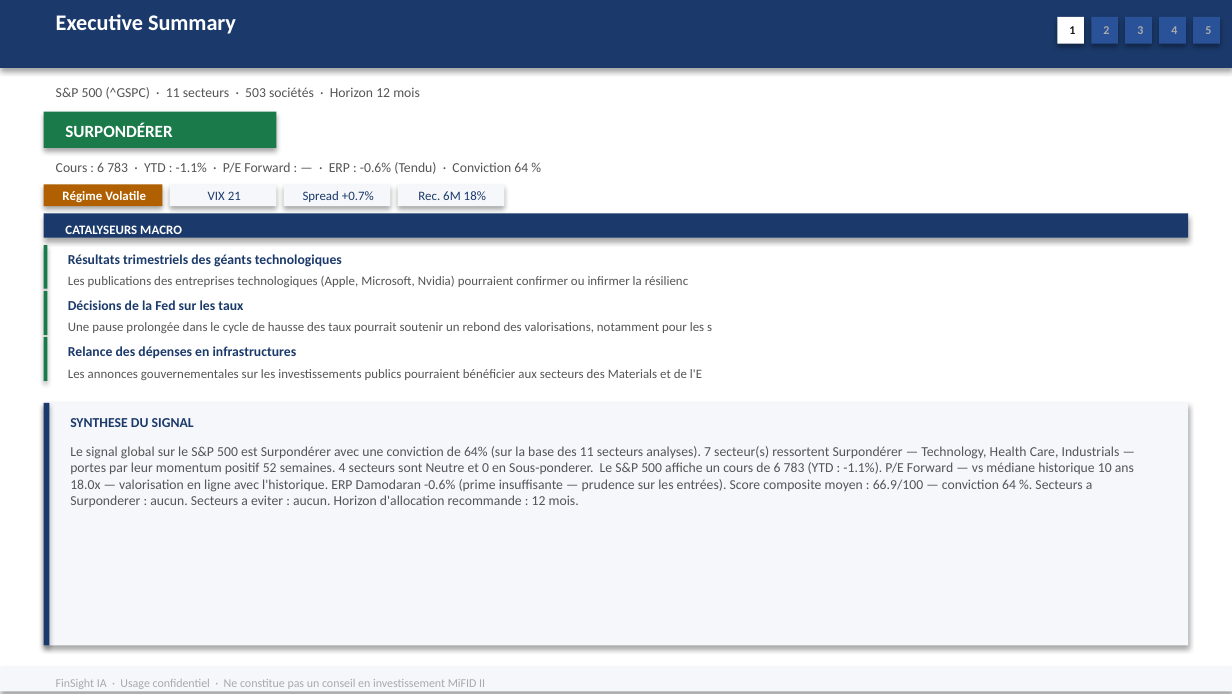
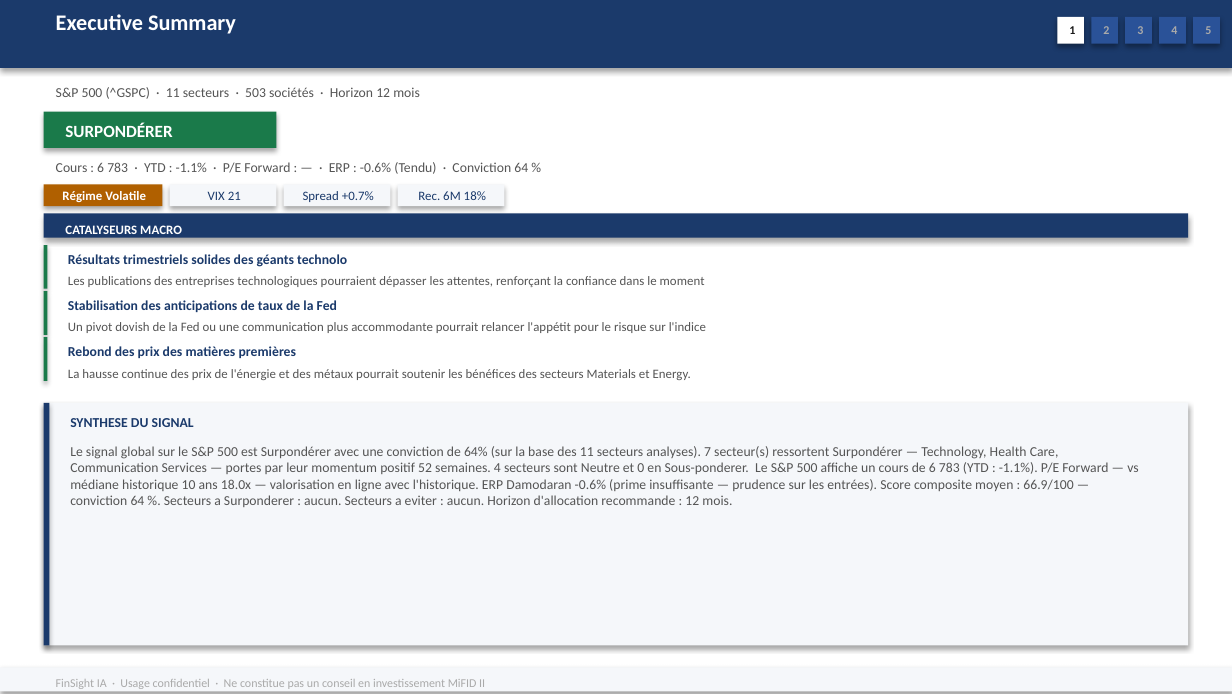
Before and after one commit to baptistejeh07-art/finsight-ia, a slide deck: slide 2 of preview/indice_SP_500/indice_SP_500.pptx. Drawn at 1232x694 pixels with LibreOffice and Linux fonts; fonts in the diff are those of the drawing. Boxes give left, top, right and bottom in pixels: in the first picture for what was removed or moved away, otherwise in the second. Text is boxed around its words. In the diff, an @@ line names an element or a change of style, - is before the commit and + after.

Commit message:
chore(preview): indice_SP_500 outputs regeneres

```diff
--- a/preview/indice_SP_500/indice_SP_500.pptx
+++ b/preview/indice_SP_500/indice_SP_500.pptx
@@ text at [68,254,347,267]: text changed @@
-Résultats trimestriels des géants technologiques
+Résultats trimestriels solides des géants technolo
@@ text at [68,276,705,287]: text changed @@
-Les publications des entreprises technologiques (Apple, Microsoft, Nvidia) pourraient confirmer ou infirmer la résilienc
+Les publications des entreprises technologiques pourraient dépasser les attentes, renforçant la confiance dans le moment
@@ text at [68,300,337,312]: text changed @@
-Décisions de la Fed sur les taux
+Stabilisation des anticipations de taux de la Fed
@@ text at [68,322,706,333]: text changed @@
-Une pause prolongée dans le cycle de hausse des taux pourrait soutenir un rebond des valorisations, notamment pour les s
+Un pivot dovish de la Fed ou une communication plus accommodante pourrait relancer l'appétit pour le risque sur l'indice
@@ text at [68,346,297,358]: text changed @@
-Relance des dépenses en infrastructures
+Rebond des prix des matières premières
@@ text at [68,369,691,380]: text changed @@
-Les annonces gouvernementales sur les investissements publics pourraient bénéficier aux secteurs des Materials et de l'E
+La hausse continue des prix de l'énergie et des métaux pourrait soutenir les bénéfices des secteurs Materials et Energy.
@@ text at [70,446,1139,507]: text changed @@
-Le signal global sur le S&P 500 est Surpondérer avec une conviction de 64% (sur la base des 11 secteurs analyses). 7 secteur(s) ressortent Surpondérer — Technology, Health Care, Industrials — portes par leur momentum positif 52 semaines. 4 secteurs sont Neutre et 0 en Sous-ponderer. Le S&P 500 affiche un cours de 6 783 (YTD : -1.1%). P/E Forward — vs médiane historique 10 ans 18.0x — valorisation en ligne avec l'historique. ERP Damodaran -0.6% (prime insuffisante — prudence sur les entrées). Score composite moyen : 66.9/100 — conviction 64 %. Secteurs a Surponderer : aucun. Secteurs a eviter : aucun. Horizon d'allocation recommande : 12 mois.
+Le signal global sur le S&P 500 est Surpondérer avec une conviction de 64% (sur la base des 11 secteurs analyses). 7 secteur(s) ressortent Surpondérer — Technology, Health Care, Communication Services — portes par leur momentum positif 52 semaines. 4 secteurs sont Neutre et 0 en Sous-ponderer. Le S&P 500 affiche un cours de 6 783 (YTD : -1.1%). P/E Forward — vs médiane historique 10 ans 18.0x — valorisation en ligne avec l'historique. ERP Damodaran -0.6% (prime insuffisante — prudence sur les entrées). Score composite moyen : 66.9/100 — conviction 64 %. Secteurs a Surponderer : aucun. Secteurs a eviter : aucun. Horizon d'allocation recommande : 12 mois.
```
Also in this commit, not shown: 2 other slides changed, 1 other file.
